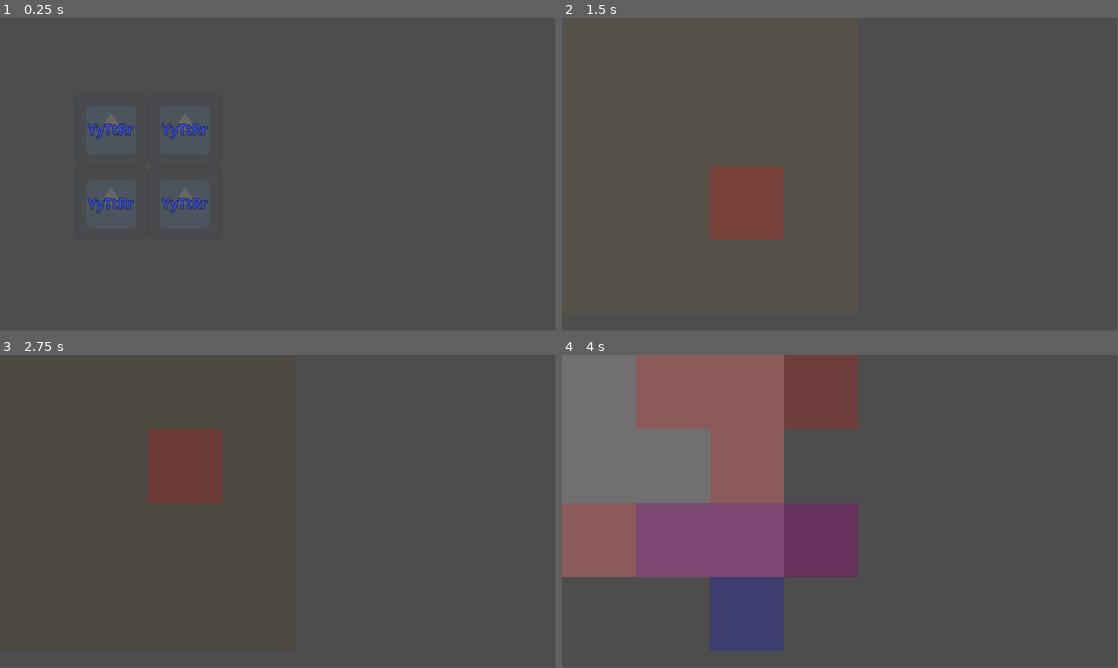
Above: before the commit, frames 1-4 (two rows, left to right).
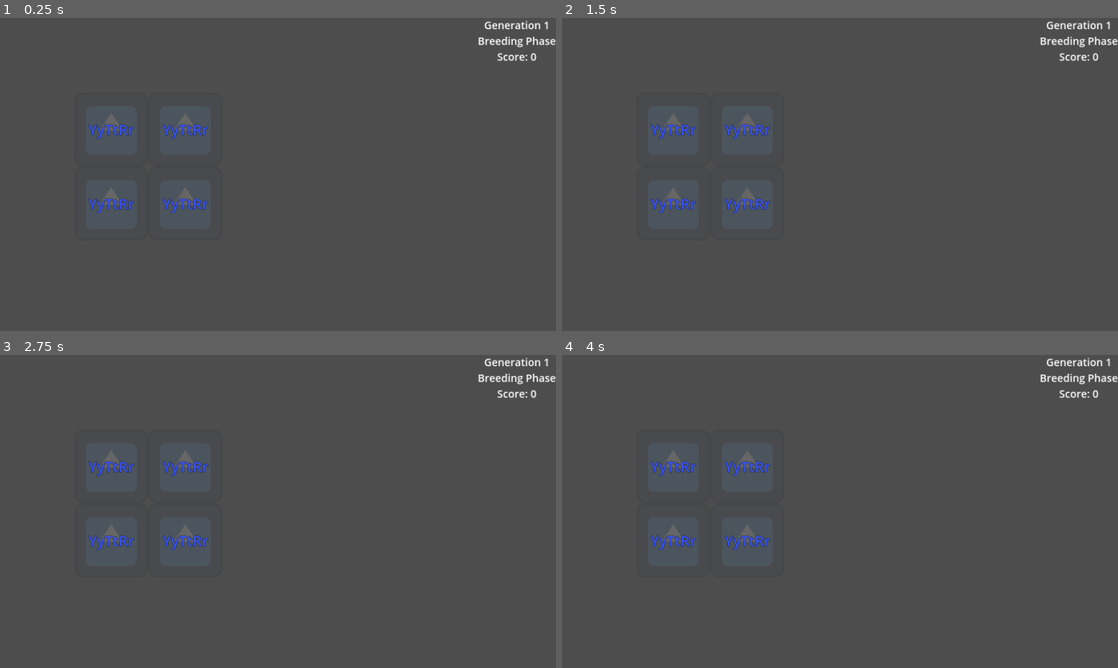
Above: after the commit, the same moments.

Repository: vincentwilliamrodriguez/Inheritopia
Game: Godot game, scene res://scenes/game.tscn
Two runs of this game, one before a commit and one after it. Both use one fixed random seed, a clock stepped at 60 frames per second and the inputs below. The engine's default icon, where the game draws it, is replaced by a stand-in: a white triangle on a blue panel in a dark square.
Inputs (mouse positions are in pixels of both pictures, inside the frame that each line leads up to):
- Up to frame 1 (0.25 s): no input
- Up to frame 2 (1.5 s): tap Enter at 0.5 s; move the mouse to (962, 158) at 0.52 s; tap N (next) at 0.6, 1.35 s; click (962, 158) at 0.67 s; tap Space at 1.25 s; move the mouse to (728, 190) at 1.27 s; click (728, 190) at 1.42 s
- Up to frame 3 (2.75 s): tap Enter at 2 s; move the mouse to (333, 442) at 2.02 s; tap N (next) at 2.1 s; click (333, 442) at 2.17 s
- Up to frame 4 (4 s): tap Space at 2.75 s; move the mouse to (812, 574) at 2.77 s; tap N (next) at 2.85, 3.6 s; click (812, 574) at 2.92 s; tap Enter at 3.5 s; move the mouse to (1006, 558) at 3.52 s; click (1006, 558) at 3.67 s
The window is 799x449 before the commit and 800x450 after it. Grey fills any space a smaller window leaves; there, only what the larger window draws over its background counts as a difference.

The runs differ from the first frame. In frame 1, 1.1% of the frame differs, in the area x 15-100%, y 0-63%; in frame 2, 4.3%; in frame 3, 7.6%; in frame 4, 38%, in the area x 0-100%, y 0-95%.

Commit message:
Add phases control, score, and gameover mechanisms

Diff:
--- a/project.godot
+++ b/project.godot
@@ -26,10 +26,19 @@
 window/size/resizable=false
 window/size/window_width_override=960
 window/size/window_height_override=540
+window/stretch/mode="canvas_items"
 
 [dotnet]
 
 project/assembly_name="Inheritopia"
+
+[file_customization]
+
+folder_colors={
+"res://images/": "blue",
+"res://scenes/": "green",
+"res://scripts/": "yellow"
+}
 
 [input]
 
--- a/scenes/game.tscn
+++ b/scenes/game.tscn
@@ -1,14 +1,17 @@
-[gd_scene load_steps=5 format=3 uid="uid://bcwkumgg4hhny"]
+[gd_scene load_steps=6 format=3 uid="uid://bcwkumgg4hhny"]
 
 [ext_resource type="Script" path="res://scripts/Game.gd" id="1_bmtli"]
 [ext_resource type="Script" path="res://scripts/Sunflower.gd" id="2_5e7ut"]
 [ext_resource type="Texture2D" uid="uid://bf5nf1hlosgwm" path="res://icon.svg" id="3_tqvwn"]
 
 [sub_resource type="LabelSettings" id="LabelSettings_u6mx4"]
-font_size = 25
+font_size = 50
 font_color = Color(0.215686, 0.321569, 1, 1)
 outline_size = 3
 outline_color = Color(0, 0, 0, 1)
+
+[sub_resource type="LabelSettings" id="LabelSettings_sloeo"]
+font_size = 36
 
 [node name="Game" type="Node2D"]
 script = ExtResource("1_bmtli")
@@ -19,13 +22,40 @@
 
 [node name="Sprite2D" type="Sprite2D" parent="Sunflower"]
 modulate = Color(1, 1, 1, 0.141176)
+scale = Vector2(2, 2)
 texture = ExtResource("3_tqvwn")
 centered = false
 
 [node name="Label" type="Label" parent="Sunflower"]
-offset_right = 128.0
-offset_bottom = 129.0
+offset_right = 256.0
+offset_bottom = 256.0
 text = "AwAwAw"
 label_settings = SubResource("LabelSettings_u6mx4")
 horizontal_alignment = 1
 vertical_alignment = 1
+
+[node name="Panel" type="Panel" parent="."]
+self_modulate = Color(1, 1, 1, 0)
+anchors_preset = 15
+anchor_right = 1.0
+anchor_bottom = 1.0
+offset_right = 1920.0
+offset_bottom = 1080.0
+grow_horizontal = 2
+grow_vertical = 2
+
+[node name="Label" type="Label" parent="Panel"]
+layout_mode = 1
+anchors_preset = 1
+anchor_left = 1.0
+anchor_right = 1.0
+offset_left = -248.0
+offset_bottom = 156.0
+grow_horizontal = 0
+size_flags_horizontal = 4
+size_flags_vertical = 0
+text = "Generation 99
+Awaw Phase
+Score: 999"
+label_settings = SubResource("LabelSettings_sloeo")
+horizontal_alignment = 1
--- a/scripts/Game.gd
+++ b/scripts/Game.gd
@@ -1,12 +1,23 @@
 extends Node2D
 
 @onready var sunflower_class = $Sunflower
+@onready var counters = $Panel/Label
 
 var sunflowers: Array[Sunflower]
 var breeding_orders = []
-var preview_map = 0b0
+var preview_map = 0
 var generation_num = 1
+var phase_num = 1
+var score = 0
 var selected_parents = [null, null]
+var events = {
+	"Storm": 			g.Storm.new(1, [0.90, 0.70], 0.20, 4),
+	"Waterlogging": 	g.Waterlogging.new(2, [0.70, 0.50], 0.00, 2),
+	"Drought": 			g.Event.new(2, [0.80, 0.95], 0.25),
+	"Pest Invasion": 	g.Pest.new(0, [0.40, 0.40], 0.15, 2),
+	"Night": 			g.Event.new(1, [0.85, 0.95], 0.00),
+	"Fertility": 		g.Event.new(0, [1.00, 1.00], 0.05)
+}
 
 func _ready():
 	# Initialization
@@ -15,49 +26,58 @@
 		sunflowers.append(sunflower)
 		add_child.call_deferred(sunflower)
 
-# Called every frame. 'delta' is the elapsed time since the previous frame.
 func _process(delta):
+	# Updates counters
+	var phase_name = g.PHASES[phase_num]
+	counters.text = "Generation %s\n%s\nScore: %s" % [generation_num, phase_name, score]
+
 	queue_redraw()
-	pass
-
-func _unhandled_input(event):
-	if Input.is_action_just_released("next"):
-		transition_phase()
-		event_phase()
-
-	if event is InputEventMouseButton and event.is_pressed():
-		var clicked_pos = get_viewport().get_mouse_position() / 128
-
-		if not g.is_inbound(clicked_pos.x, clicked_pos.y):
-			return
-
-		var selected_parent = find_by_pos(g.to_1d_vector(clicked_pos))
-
-		if selected_parent and not selected_parent.is_parent:
-			when_parent_selected(selected_parent)
-		else:
-			reset_selected_parents()
+
+func _input(event):
+	# Breeding Phase control
+	if phase_num == 1:
+		# Next generation
+		if Input.is_action_just_released("next"):
+			transition_phase()
+
+		# Selecting breeding parents
+		if event is InputEventMouseButton and event.is_pressed():
+			var clicked_pos = get_viewport().get_mouse_position() / g.SQUARE_SIZE
+
+			if not g.is_inbound(clicked_pos.x, clicked_pos.y):
+				return
+
+			var selected_parent = find_by_pos(g.to_1d_vector(clicked_pos))
+
+			if selected_parent and not selected_parent.is_parent:
+				when_parent_selected(selected_parent)
+			else:
+				reset_selected_parents()
 
 func _draw():
 	for order in breeding_orders:
-		var center_1 = order[0].position + Vector2(64, 64)
-		var center_2 = order[1].position + Vector2(64, 64)
-
-		draw_line(center_1, center_2, Color.GREEN, 1.0)
-		draw_circle(center_2, 5, Color.GREEN)
-
-	for event_name in g.events:
+		var center_1 = order[0].position + Vector2(g.SQUARE_SIZE / 2, g.SQUARE_SIZE / 2)
+		var center_2 = order[1].position + Vector2(g.SQUARE_SIZE / 2, g.SQUARE_SIZE / 2)
+
+		draw_line(center_1, center_2, Color.GREEN, 2.0)
+		draw_circle(center_2, 10, Color.GREEN)
+
+	for event_name in events:
 		var event_color = g.events_preview_color[event_name]
 
 		if event_name in ["Storm", "Waterlogging", "Pest Invasion"]:
-			var event_map = g.events[event_name].affected_map
+			var event_map = events[event_name].affected_map
 
 			for i in 16:
 				if g.is_true_in_map(event_map, i):
-					draw_rect(Rect2(g.to_2d_x(i) * 128, g.to_2d_y(i) * 128, 128, 128), event_color)
-
-		elif g.is_event_active(event_name):
-			draw_rect(Rect2(0, 0, 128 * 4, 128 * 4), event_color)
+					draw_rect(Rect2(g.to_2d_x(i) * g.SQUARE_SIZE, g.to_2d_y(i) * g.SQUARE_SIZE, g.SQUARE_SIZE, g.SQUARE_SIZE), event_color)
+
+		elif is_event_active(event_name):
+			draw_rect(Rect2(0, 0, g.SQUARE_SIZE * 4, g.SQUARE_SIZE * 4), event_color)
+
+	for i in 16:
+		if g.is_true_in_map(preview_map, i):
+			draw_rect(Rect2(g.to_2d_x(i) * g.SQUARE_SIZE, g.to_2d_y(i) * g.SQUARE_SIZE, g.SQUARE_SIZE, g.SQUARE_SIZE), Color("Red", 0.3))
 
 func new_sunflower(pos, genes):
 	var sunflower = sunflower_class.duplicate()
@@ -100,6 +120,8 @@
 	selected_parents = [null, null]
 
 func transition_phase():
+	phase_num = 2
+
 	var seeds: Array[Sunflower]
 	var seed_map = 0x0
 
@@ -107,7 +129,7 @@
 		var parent_1 = order[0]
 		var parent_2 = order[1]
 
-		var bonus = 1.0 if g.is_event_active("Fertility") else \
+		var bonus = 2.0 if is_event_active("Fertility") else \
 					0.2 if (parent_1.genes[0] > 0) else \
 					0.0
 
@@ -138,6 +160,8 @@
 	breeding_orders.clear()
 	generation_num += 1
 
+	event_phase()
+
 func find_free_tile(pos, map):
 	if not g.is_true_in_map(map, pos):
 		return pos
@@ -152,11 +176,12 @@
 	return find_free_tile(neighbors[0], map)
 
 func event_phase():
-	preview_map = 0
-
-	for event_name in g.events:
-		var event = g.events[event_name]
+	phase_num = 0
+
+	for event_name in events:
+		var event = events[event_name]
 		var is_position_based = (event_name in ["Storm", "Waterlogging", "Pest Invasion"])
+		preview_map = 0
 
 		if event.active_num > 0:
 			# Applying events
@@ -173,8 +198,9 @@
 
 				if g.rng.randf() > survival_chance:
 					perished_sunflowers.append(sunflower)
-
-			#await get_tree().create_timer(0.5).timeout
+					preview_map = (1 << sunflower.pos)
+
+			await get_tree().create_timer(0.5).timeout
 
 			for sunflower in perished_sunflowers:
 				sunflowers.pop_at(find_index(sunflower))
@@ -184,7 +210,7 @@
 
 			match event_name:
 				"Storm":
-					g.events["Waterlogging"].spawn_waterlogged()
+					events["Waterlogging"].spawn_waterlogged(event)
 					event.move_storm()
 					event.update_map()
 
@@ -221,12 +247,12 @@
 
 			match event_name:
 				"Waterlogging":
-					add_event = g.is_event_active("Storm")
+					add_event = is_event_active("Storm")
 				"Night":
 					add_event = (((generation_num - 1) / 5) % 2) == 1
 				_:
-					var exclusive = (event_name == "Storm" and g.is_event_active("Drought")) or \
-									(event_name == "Drought" and g.is_event_active("Storm"))
+					var exclusive = (event_name == "Storm" and is_event_active("Drought")) or \
+									(event_name == "Drought" and is_event_active("Storm"))
 					var rand = g.rng.randf()
 					add_event = (rand < event.spawn_chance) and not exclusive
 
@@ -239,8 +265,8 @@
 					"Pest Invasion":
 						event.spawn_pest()
 					"Drought":
-						g.events["Waterlogging"].affected_map = 0b0  # drought removes waterlogging
-						g.events["Waterlogging"].active_num = 0
+						events["Waterlogging"].affected_map = 0b0  # drought removes waterlogging
+						events["Waterlogging"].active_num = 0
 
 		# Reverting tiles affected too long to normal
 		if is_position_based:
@@ -248,11 +274,32 @@
 
 
 	var current_events = []
-	for event_name in g.events:
-		if g.is_event_active(event_name):
+	for event_name in events:
+		if is_event_active(event_name):
 			current_events.append(event_name)
 
 	print("Awaw %s %s" % [generation_num, current_events])
+	compute_trait_scores()
+	check_game_over()
+	breeding_phase()
+
+func breeding_phase():
+	phase_num = 1
+
+func compute_trait_scores():
+	for sunflower in sunflowers:
+		for gene in sunflower.genes:
+			if (gene > 0):
+				score += 5	# For dominant traits
+			else:
+				score += 8	# For recessive traits
+
+func check_game_over():
+	if len(sunflowers) == 0:
+		print("Awaw over!")
+
+		# To-do: game over pop-up
+		get_tree().reload_current_scene()
 
 func find_index(inp: Sunflower):
 	for i in len(sunflowers):
@@ -267,3 +314,6 @@
 			return sunflower
 
 	return null
+
+func is_event_active(event_name: String):
+	return events[event_name].active_num > 0
--- a/scripts/g.gd
+++ b/scripts/g.gd
@@ -1,8 +1,9 @@
 extends Node
 
-const SQUARE_SIZE = 128
+const SQUARE_SIZE = 256
 const START_POS = [5, 6, 9, 10]
 const START_GENES = [2, 2, 2]
+const PHASES = ["Event Phase", "Breeding Phase", "Transition Phase"]
 
 var rng: RandomNumberGenerator = RandomNumberGenerator.new()
 var breed_lookup = []
@@ -12,14 +13,6 @@
 var genotypes = [["yy", "yY", "Yy", "YY"],
 				 ["tt", "tT", "Tt", "TT"],
 				 ["rr", "rR", "Rr", "RR"]]
-var events = {
-	"Storm": 			Storm.new(1, [0.90, 0.70], 0.20, 4),
-	"Waterlogging": 	Waterlogging.new(2, [0.70, 0.50], 0.00, 2),
-	"Drought": 			Event.new(2, [0.80, 0.95], 0.25),
-	"Pest Invasion": 	Pest.new(0, [0.40, 0.40], 0.15, 2),
-	"Night": 			Event.new(1, [0.85, 0.95], 0.00),
-	"Fertility": 		Event.new(0, [1.00, 1.00], 0.05)
-}
 var events_preview_color = {
 	"Storm": 			Color("White", 0.2),
 	"Waterlogging": 	Color("Blue", 0.2),
@@ -46,6 +39,7 @@
 
 		for i in tile_lasts_for:
 			past_affected_map.append(0b0)
+
 
 	func remove_longest_affected():
 		var longest_affected = affected_map
@@ -96,8 +90,8 @@
 	extends Event
 	const FLOOD_CHANCE = 0.20
 
-	func spawn_waterlogged():
-		var storm_map = g.events["Storm"].affected_map
+	func spawn_waterlogged(storm: Storm):
+		var storm_map = storm.affected_map
 
 		for i in 16:
 			if g.is_true_in_map(storm_map, i) and (g.rng.randf() < FLOOD_CHANCE):
@@ -193,6 +187,3 @@
 
 func random_item(array: Array):
 	return array[rng.randi_range(0, len(array) - 1)]
-
-func is_event_active(event_name: String):
-	return g.events[event_name].active_num > 0
